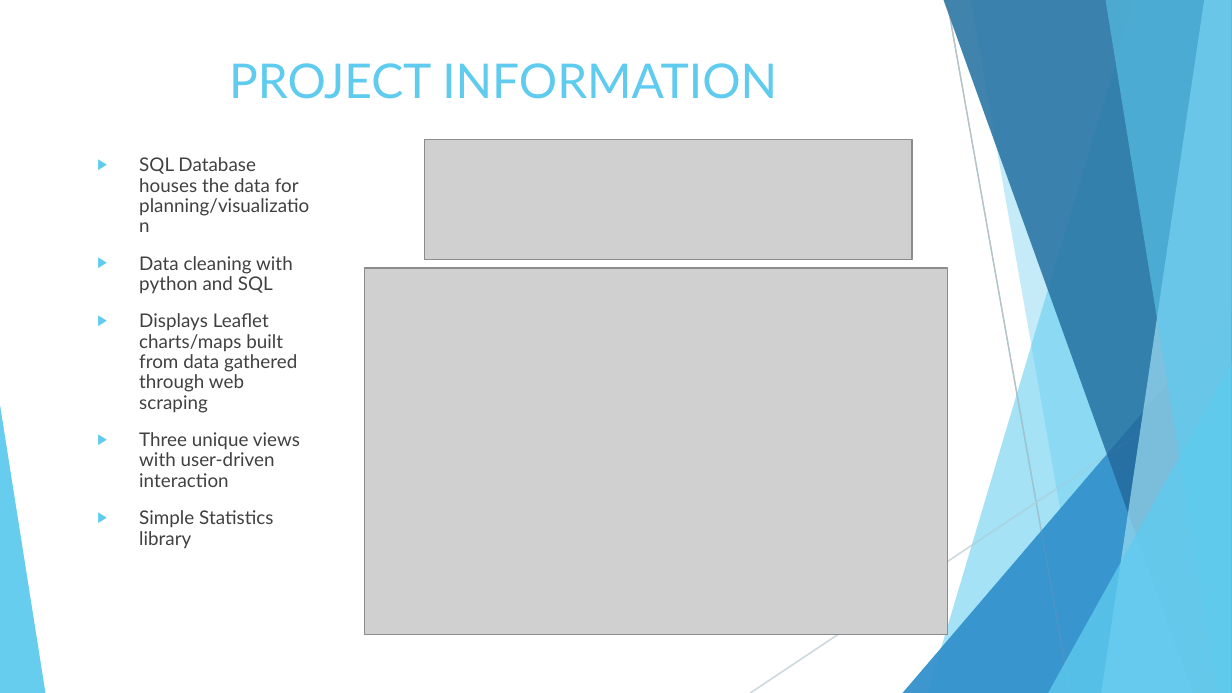
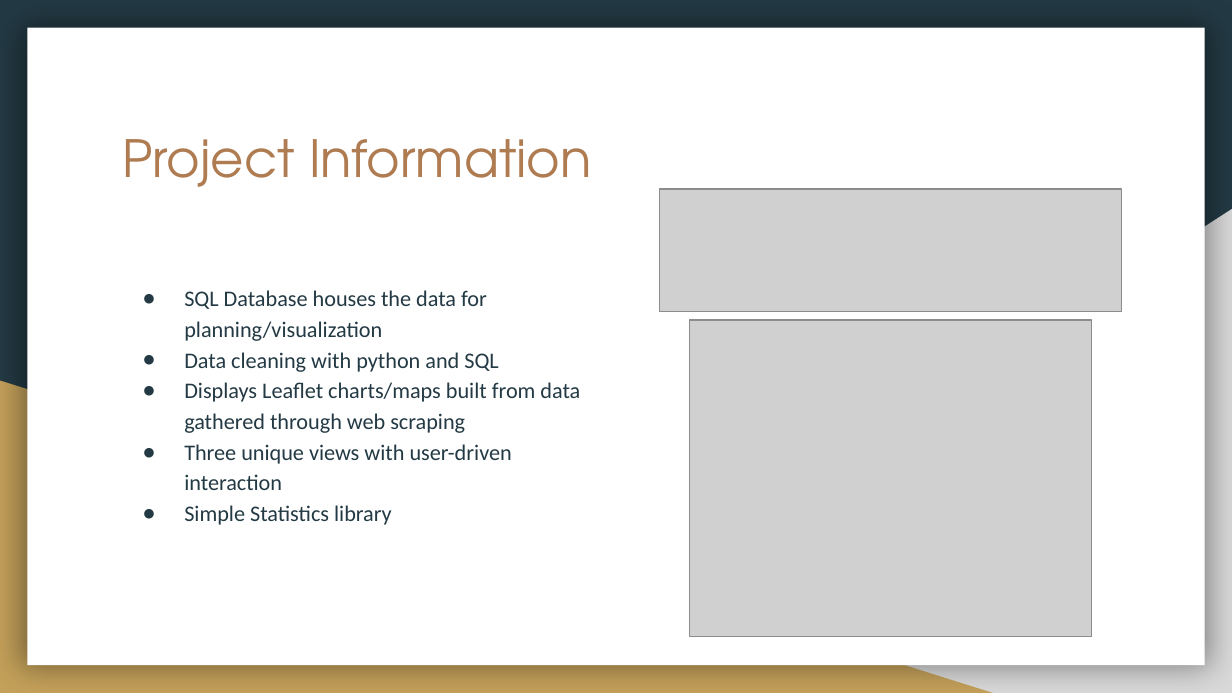
Before and after one commit to nelsonalb/World_Population-Project-3, a slide deck: slide 3 of Project 3- World Data Population.pptx. Drawn at 1232x693 pixels with LibreOffice and Linux fonts; fonts in the diff are those of the drawing; grey boxes stand for pictures. Boxes give left, top, right and bottom in pixels: in the first picture for what was removed or moved away, otherwise in the second. Text is boxed around its words. In the diff, an @@ line names an element or a change of style, - is before the commit and + after.

```diff
--- a/Project 3- World Data Population.pptx
+++ b/Project 3- World Data Population.pptx
@@ background #FFFFFF to #233A44 @@
@@ rectangle added at bbox=[27, 28, 1205, 665], fill #FFFFFF @@
@@ title "Project Information" at bbox=[123, 139, 592, 187]: vertical alignment middle to top @@
@@ title at bbox=[123, 139, 592, 187]: text changed; size 28 to 30 pt; font Lato to TeX Gyre Adventor; text colour #5FCBEF to #AF7B51 @@
-PROJECT INFORMATION
+Project Information
@@ right triangle added at bbox=[483, 209, 1232, 693], fill #D9D9D9 @@
@@ picture: place and size @@
-picture at bbox=[424, 139, 912, 260]
+picture at bbox=[659, 188, 1121, 310]
@@ text "SQL Database houses the data ...": place and size @@
-text "SQL Database houses the data ..." at bbox=[139, 157, 309, 549]
+text "SQL Database houses the data ..." at bbox=[184, 290, 580, 525]
@@ text "SQL Database houses the data ..." at bbox=[184, 290, 580, 525]: size 11 to 13 pt, font Lato to Calibri, text colour #404040 to #233A44; bullet ▶ to ●; line spacing 0.9 to 1.15; less space between paragraphs; bullet colour #5FCBEF to #233A44 @@
@@ picture: place and size @@
-picture at bbox=[365, 267, 947, 634]
+picture at bbox=[690, 320, 1092, 637]
@@ right triangle added at bbox=[0, 381, 993, 693], fill #C4A15A @@
@@ group removed at bbox=[0, 0, 1232, 693]: 5 freeform shapes, 3 triangles, 2 lines @@
@@ group removed at bbox=[0, 0, 1232, 693]: 5 freeform shapes, 3 triangles, 2 lines @@
```
Also in this commit, not shown: 6 other slides changed, 1 slide added, 1 slide removed.
